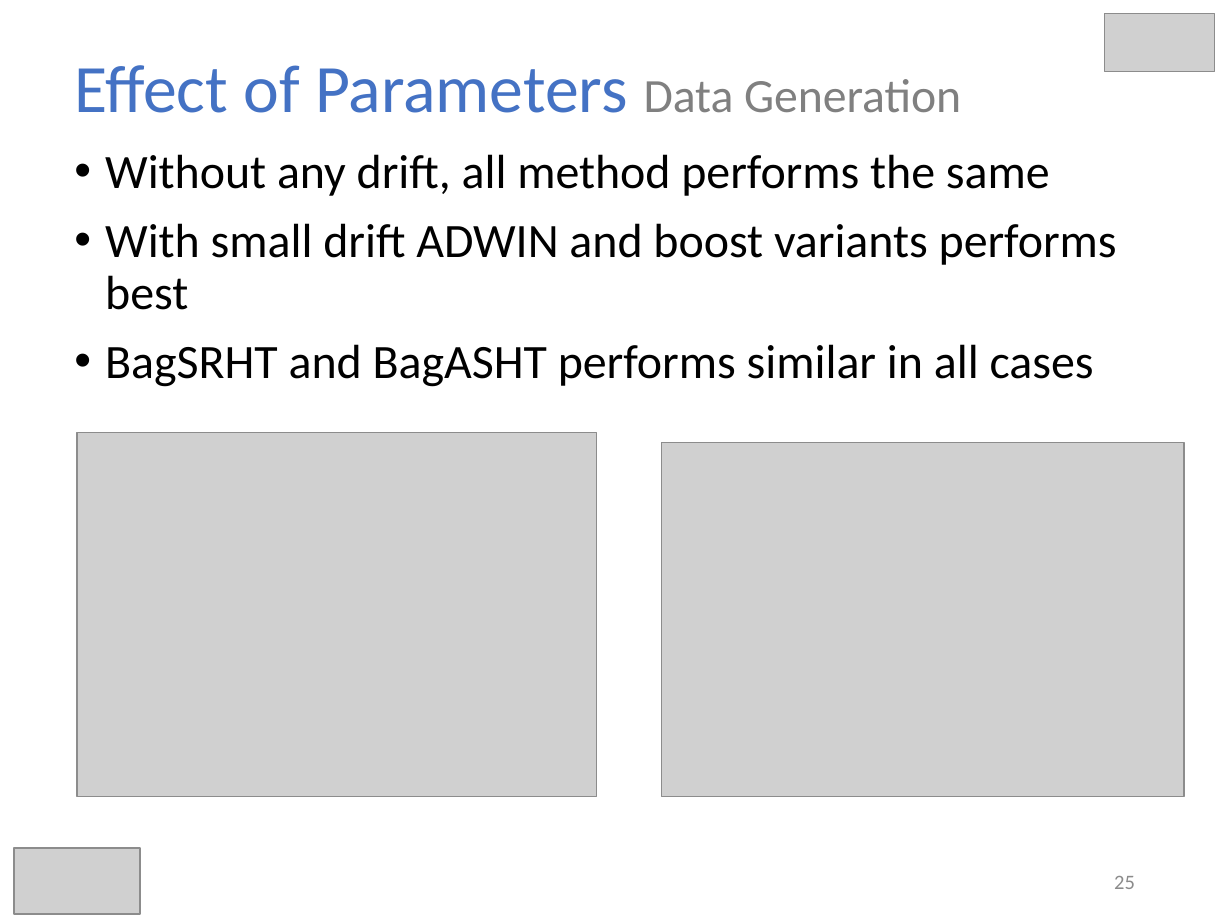
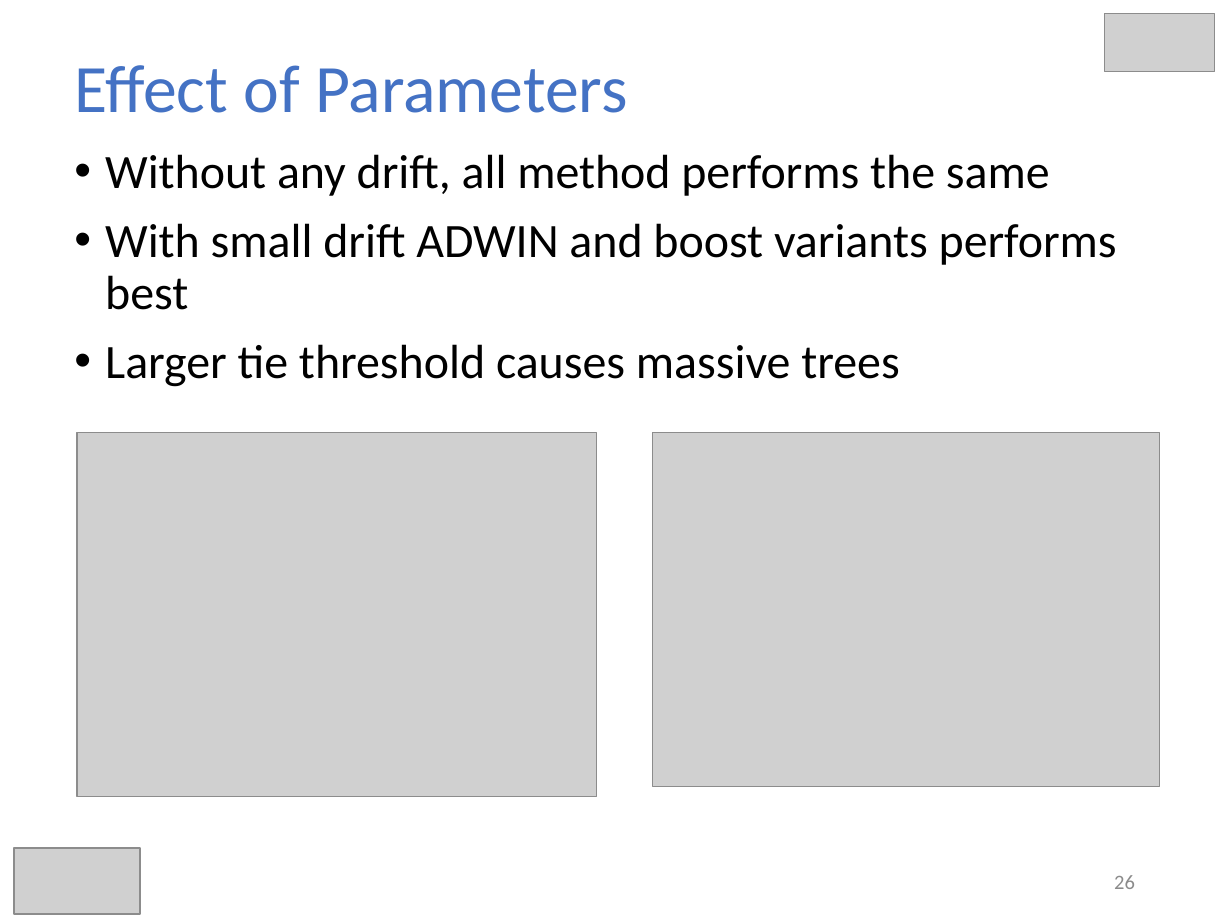
Before and after one commit to hmsgit/minestream, a slide deck: slide 26 of presentation/thesis.pptx (slide 25 before the commit). Drawn at 1232x924 pixels with LibreOffice and Linux fonts; fonts in the diff are those of the drawing; grey boxes stand for pictures. Boxes give left, top, right and bottom in pixels: in the first picture for what was removed or moved away, otherwise in the second. Text is boxed around its words. In the diff, an @@ line names an element or a change of style, - is before the commit and + after.

```diff
--- a/presentation/thesis.pptx
+++ b/presentation/thesis.pptx
@@ title at [74,65,628,113]: text changed @@
-Effect of Parameters Data Generation
+Effect of Parameters
@@ text at [105,344,899,387]: text changed @@
-• BagSRHT and BagASHT performs similar in all cases
+• Larger tie threshold causes massive trees
@@ picture: place and size @@
-picture at [662,442,1184,797]
+picture at [653,432,1159,787]
@@ page number at [1114,875,1135,889]: text changed @@
-25
+26
```
Also in this commit, not shown: 18 other slides changed, 2 slides added.
